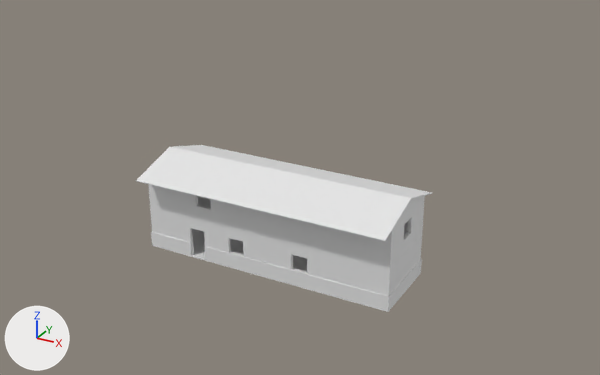
One commit to the Blender file Baú -Modelos_3D/Cenários/Floresta/Mansao_Fazenda.blend: the scene before it, then after it.
Before and after are seen from a 50 mm camera at (18.2, -31.5, 19.8) aimed at (1.0, -0.2, 4.2). Every picture has the same lights, and +X, +Y and +Z are marked at lower left. Materials are left out; every surface is plain grey.

In view in the first picture: 'Parede', 'Parede.002', 'Parede.004', 'Parede.005', 'Parede.006', 'Parede.007', 'Parede.008', 'Parede.011', 'Piso', 'Piso.001', 'Teto_Calhas.000', 'Teto_Calhas.001'.
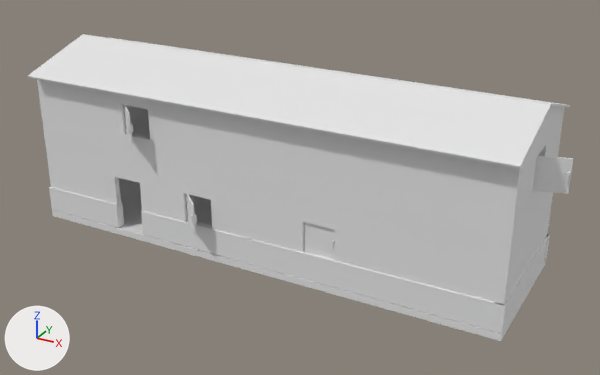
Where the newer file only moved an object's origin or applied its transform, the numbers keep the older frame.

Where the change shows, as pixel boxes [x1, y1, x2, y2] in the pictures (600 x 375 px):
'Teto_Calhas.001', moved, rescaled (91% wider, 42% taller): before [136, 147, 411, 241]; after [27, 34, 552, 168]
'Parede.011', moved, rescaled: before [263, 212, 392, 268]; after [248, 118, 519, 247]
'Parede.005', moved, rescaled (98% wider, 99% taller): before [263, 238, 391, 309]; after [250, 188, 505, 330]
'Parede', moved, rescaled: before [151, 185, 261, 235]; after [41, 80, 244, 186]
'Parede.002', moved, rescaled (79% wider, 83% taller): before [153, 210, 262, 275]; after [50, 142, 246, 262]
'Piso', reshaped, moved, rescaled (84% wider, 94% taller): before [152, 229, 420, 312]; after [52, 179, 546, 341]
'Parede.006', moved, rescaled (57% wider, 89% taller): before [383, 236, 422, 310]; after [491, 192, 553, 333]
'Parede.008', moved, rescaled (53% wider, 95% taller): before [390, 196, 425, 268]; after [510, 106, 564, 247]
'Teto_Calhas.000', moved, rescaled (88% wider, 33% taller): before [173, 145, 432, 199]; after [83, 35, 570, 107]
'Janela.005', added: after [533, 156, 573, 194]
'Piso.001', reshaped, moved, rescaled: before [150, 197, 422, 270]; after [128, 107, 150, 137]
'Janela.001', added: after [304, 222, 335, 259]
'Parede.007', moved, rescaled: before [261, 212, 264, 236]; after [242, 117, 250, 188]
'Parede.004', moved, rescaled: before [150, 209, 156, 245]; after [45, 141, 121, 211]
'Parede.009', moved, rescaled: before [148, 184, 153, 207]; after [37, 79, 132, 142]
'Janela', added: after [186, 194, 197, 235]
'Janela.002', added: after [124, 105, 133, 144]
'Parede.000', moved, rescaled: before [419, 260, 422, 274]; after [544, 234, 550, 262]
part 1 of me_plane_003, deleted: before [152, 229, 420, 312]
part 2 of me_plane_003, added: after [52, 179, 546, 341]

Edits to the bpy script that builds the scene:
```text
Change me_plane_005:
    used by ob_piso_001; location = (-3.6, 0.08, 2.12); scale = (3.68, 1.95, 1.17)
    remove me_plane_005.from_pydata(...)  # 38 vertices, 34 faces; spans x -0.82..2.72, y -1.03..0.94, z -0.08..0.01
    add me_plane_005.from_pydata(...)  # 24 vertices, 20 faces; spans x -6.65..6.44, y -1.95..1.94, z -0.19..0.0
    me_plane_005 part 3: the whole mesh is rebuilt
Change me_plane_003:
    used by ob_piso; location = (-3.62, 0.08, 0.03); scale = (3.7, 1.99, 1.0)
    remove me_plane_003.from_pydata(...)  # 18 vertices, 16 faces; spans x -0.82..2.72, y -1.03..0.94, z -0.08..0.0
    add me_plane_003.from_pydata(...)  # 12 vertices, 10 faces; spans x -6.65..6.43, y -1.96..1.94, z -0.19..0.0
    me_plane_003 part 1: 18 vertices removed from x -0.82..2.72, y -1.03..0.94, z -0.08..0.0
    me_plane_003 part 2: 12 vertices added at x -6.65..6.43, y -1.96..1.94, z -0.19..0.0
Change ob_teto_calhas_000:
    ob_teto_calhas_000.location: (-4.59, 1.36, 4.29) -> (-8.15, 2.04, 9.23)
    ob_teto_calhas_000.scale: (2.05, 1.45, 0.025) -> (3.71, 2.1, 0.0446)
Change ob_parede_009:
    ob_parede_009.location: (-6.54, -0.01, 3.12) -> (-11.68, 0.12, 6.99)
    ob_parede_009.scale: (-0.08, 1.91, 1.0) -> (-0.145, 3.46, 1.81)
Change ob_parede_007:
    ob_parede_007.location: (-0.04, -0.01, 3.12) -> (0.1, 0.12, 6.99)
    ob_parede_007.scale: (-0.08, 1.91, 1.0) -> (-0.145, 3.46, 1.81)
Change ob_parede_011:
    ob_parede_011.location: (3.21, -1.84, 3.12) -> (5.99, -3.19, 6.99)
    ob_parede_011.scale: (0.08, 3.17, 1.0) -> (0.145, 5.75, 1.81)
Change ob_parede_008:
    ob_parede_008.location: (6.32, -0.01, 3.12) -> (11.62, 0.12, 6.99)
    ob_parede_008.scale: (-0.08, 1.91, 1.0) -> (-0.145, 3.46, 1.81)
Change ob_parede:
    ob_parede.location: (-3.29, -1.84, 3.12) -> (-5.8, -3.19, 6.99)
    ob_parede.scale: (0.08, 3.17, 1.0) -> (0.145, 5.75, 1.81)
Change ob_piso_001:
    ob_piso_001.location: (-3.6, 0.08, 2.12) -> (0.17, 0.14, 5.19)
    ob_piso_001.scale: (3.68, 1.95, 1.17) -> (1.79, 1.78, 1.81)
Change ob_parede_006:
    ob_parede_006.location: (6.32, -0.01, 1.03) -> (11.62, 0.12, 3.21)
    ob_parede_006.scale: (-0.08, 1.91, 1.0) -> (-0.145, 3.46, 1.81)
Change ob_parede_005:
    ob_parede_005.location: (3.21, -1.84, 1.03) -> (5.99, -3.19, 3.21)
    ob_parede_005.scale: (-0.08, 3.17, 1.0) -> (-0.145, 5.75, 1.81)
Change ob_parede_000:
    ob_parede_000.location: (3.21, 1.82, 1.03) -> (5.99, 3.44, 3.21)
    ob_parede_000.scale: (-0.08, 3.17, 1.0) -> (-0.145, 5.75, 1.81)
Change ob_parede_002:
    ob_parede_002.location: (-3.29, -1.84, 1.03) -> (-5.8, -3.19, 3.21)
    ob_parede_002.scale: (-0.08, 3.17, 1.0) -> (-0.145, 5.75, 1.81)
Change ob_parede_004:
    ob_parede_004.location: (-6.54, -0.01, 1.03) -> (-11.68, 0.12, 3.21)
    ob_parede_004.scale: (-0.08, 1.91, 1.0) -> (-0.145, 3.46, 1.81)
Change ob_piso:
    ob_piso.location: (-3.62, 0.08, 0.03) -> (0.17, 0.14, 1.38)
    ob_piso.scale: (3.7, 1.99, 1.0) -> (1.81, 1.81, 1.81)
Change ob_teto_calhas_001:
    ob_teto_calhas_001.location: (-4.59, -1.41, 4.29) -> (-8.15, -1.86, 9.23)
    ob_teto_calhas_001.scale: (2.05, 1.45, 0.025) -> (3.71, 2.1, 0.0446)
Add ob_janela:
    ob_janela = bpy.data.objects.new('Janela', me_cube)  # 76 vertices, 71 faces; spans x -1.06..1.0, y -1.0..1.0, z -4.65..4.68
    ob_janela.location = (-2.79, -3.67, 3.4)
    ob_janela.rotation_euler = (1.571, 0.0, -0.739)  # degrees (90, 0, -42)
    ob_janela.scale = (0.773, 0.736, 0.029)
Add ob_janela_001:
    ob_janela_001 = bpy.data.objects.new('Janela.001', me_cube.copy())
    ob_janela_001.location = (3.66, -3.21, 3.4)
    ob_janela_001.rotation_euler = (1.571, 0.0, 0.0)  # degrees (90, 0, 0)
    ob_janela_001.scale = (0.773, 0.736, 0.029)
Add ob_janela_002:
    ob_janela_002 = bpy.data.objects.new('Janela.002', me_cube.copy())
    ob_janela_002.location = (-6.05, -3.67, 7.19)
    ob_janela_002.rotation_euler = (1.571, 0.0, -0.739)  # degrees (90, 0, -42)
    ob_janela_002.scale = (0.773, 0.736, 0.029)
Add ob_janela_005:
    ob_janela_005 = bpy.data.objects.new('Janela.005', me_cube.copy())
    ob_janela_005.location = (12.32, -0.47, 7.19)
    ob_janela_005.rotation_euler = (1.571, 0.0, 0.313)  # degrees (90, 0, 18)
    ob_janela_005.scale = (0.773, 0.736, 0.029)
```
